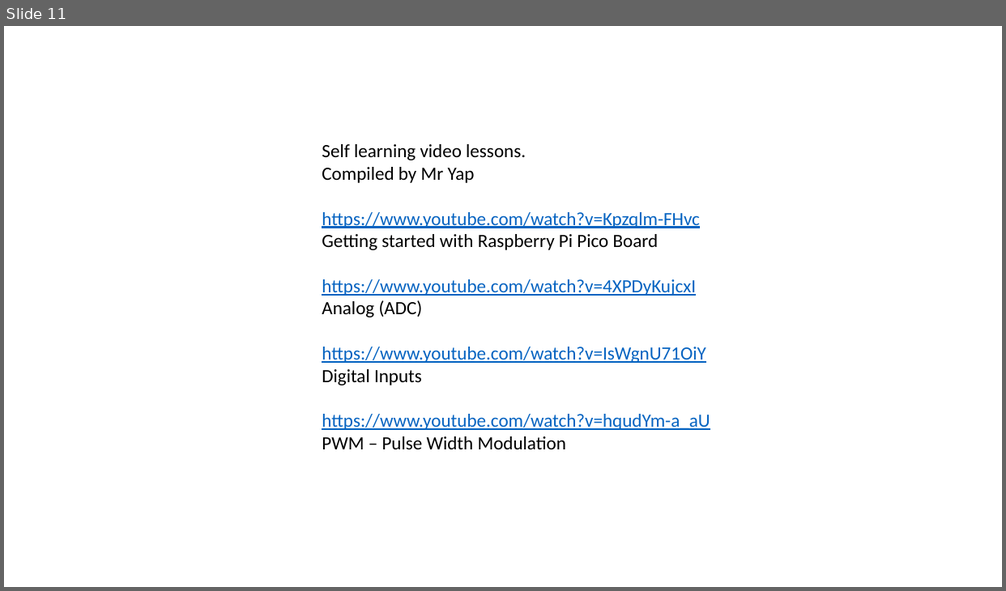
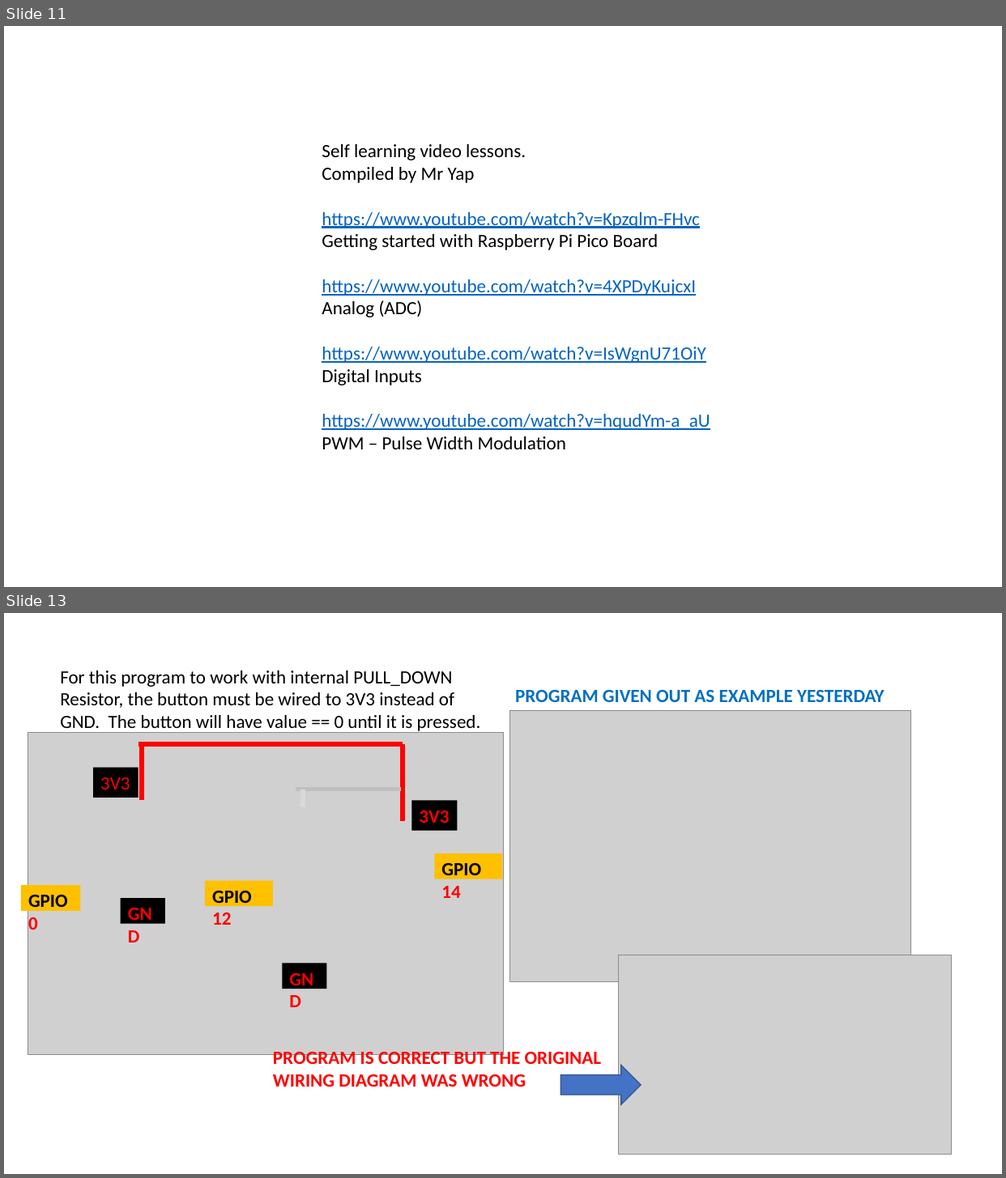
Before and after one commit to ssgoh/The-Pi-Club, a slide deck: Club Meetings 2023/Meeting 01 - Jan 8 2023/Lesson.pptm. Shown one above the other, each under a label of ours: slide 11 before the commit, slides 11 and 13 after it; the slides between them are not shown. The pictures are 1006x591 and 1006x1178 pixels, drawn with LibreOffice and Linux fonts; fonts in the diff are those of the drawing; grey boxes stand for pictures. Boxes give left, top, right and bottom in pixels: in the first picture for what was removed or moved away, otherwise in the second. Text is boxed around its words. In the diff, an @@ line names an element or a change of style, - is before the commit and + after.

```diff
--- a/Club Meetings 2023/Meeting 01 - Jan 8 2023/Lesson.pptm
+++ b/Club Meetings 2023/Meeting 01 - Jan 8 2023/Lesson.pptm
@@ slide 13 added at box(4, 613, 1002, 1174), background #FFFFFF @@
@@ text added at box(60, 671, 481, 734), 18 pt, text #000000 @@
+For this program to work with internal PULL_DOWN
+Resistor, the button must be wired to 3V3 instead of GND. The button will have value == 0 until it is pressed.
@@ text added at box(515, 690, 884, 702), 18 pt, text #0070C0, bold @@
+PROGRAM GIVEN OUT AS EXAMPLE YESTERDAY
@@ picture added at box(510, 710, 910, 982) @@
@@ line added from (403, 744) to (138, 744), #FF0000 4.25 pt @@
@@ line added from (142, 744) to (142, 801), #FF0000 4.25 pt @@
@@ line added from (403, 744) to (403, 821), #FF0000 4.25 pt @@
@@ rectangle added at box(93, 767, 138, 797), fill #000000, 18 pt, text #FF0000 @@
+3V3
@@ line added from (401, 790) to (296, 790), #BFBFBF 4.25 pt @@
@@ line added from (303, 807) to (303, 790), #D9D9D9 5 pt @@
@@ group added at box(21, 733, 503, 1054): 6 rectangles, 1 picture @@
+GPIO 0
+GPIO 12
+GPIO 14
+3V3
+GND
+GND
@@ picture added at box(618, 955, 951, 1154) @@
@@ text added at box(273, 1049, 602, 1087), 18 pt, text #FF0000, bold @@
+PROGRAM IS CORRECT BUT THE ORIGINAL WIRING DIAGRAM WAS WRONG
@@ right arrow added at box(561, 1065, 641, 1105), fill #4472C4, outline #325491 1 pt @@
```
Also in this commit, not shown: 2 slides changed, 2 other slides added, 2 other files.
